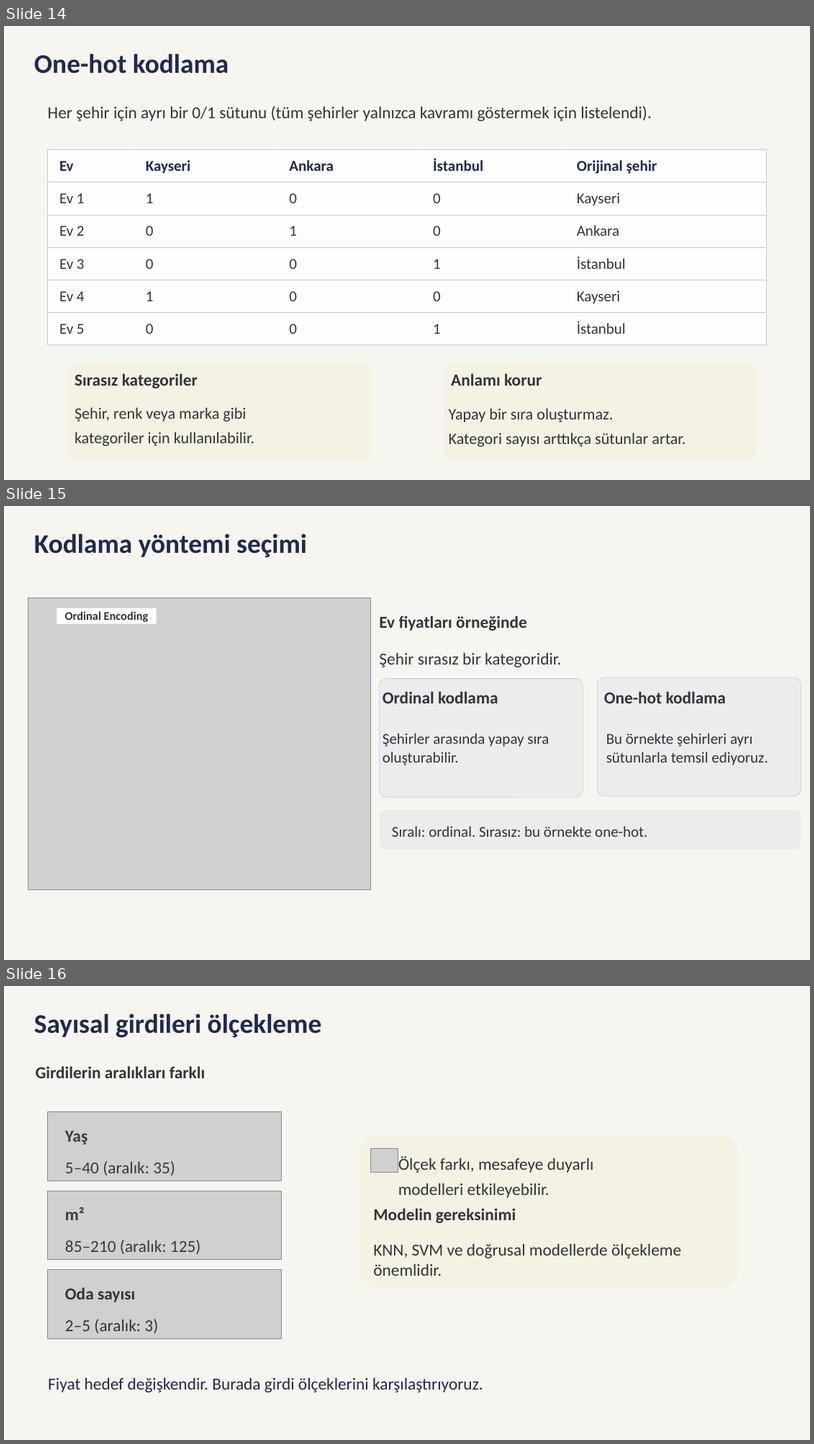
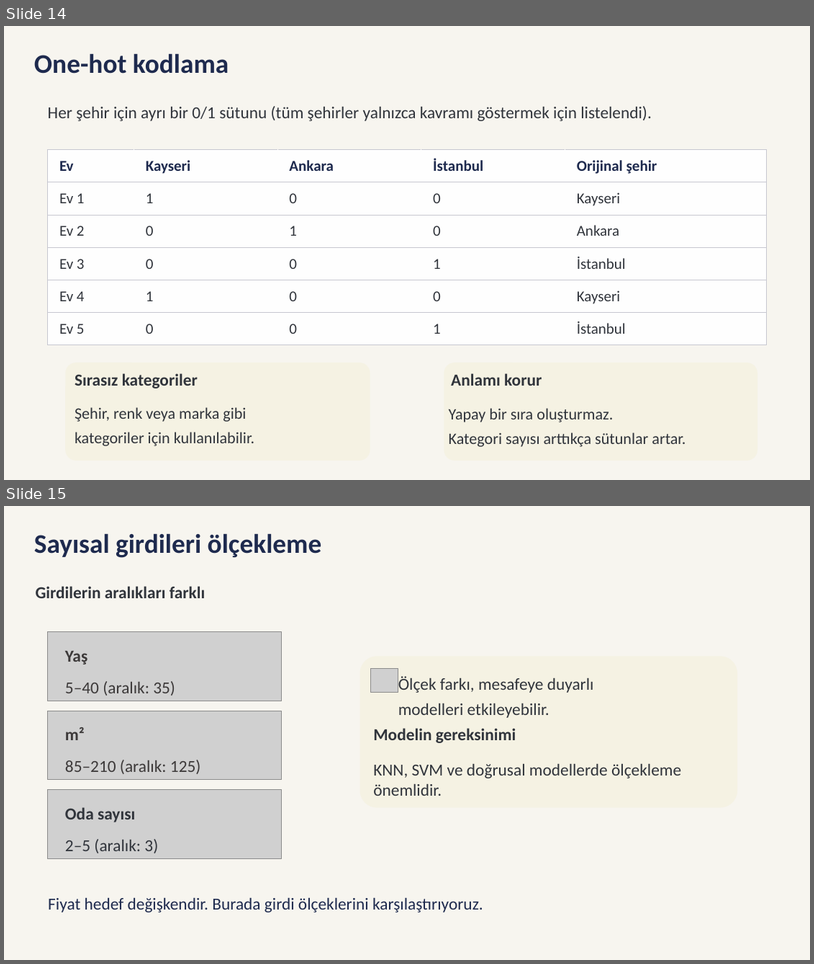
Before and after one commit to Yapay-Zeka-Kulubu/DATA-CAMP, a slide deck: Veri-Bilimi/Dersler/1-veri-turleri/sunum_2.pptx. Shown one above the other, each under a label of ours: slides 14, 15 and 16 before the commit, slides 14 and 15 after it. The pictures are 814x1444 and 814x964 pixels, drawn with LibreOffice and Linux fonts; fonts in the diff are those of the drawing; grey boxes stand for pictures. Boxes give left, top, right and bottom in pixels: in the first picture for what was removed or moved away, otherwise in the second. Text is boxed around its words. In the diff, an @@ line names an element or a change of style, - is before the commit and + after.

```diff
--- a/Veri-Bilimi/Dersler/1-veri-turleri/sunum_2.pptx
+++ b/Veri-Bilimi/Dersler/1-veri-turleri/sunum_2.pptx
@@ slide 15 removed at bbox=[4, 506, 810, 960], background #F7F5EF @@
@@ text removed at bbox=[34, 533, 307, 558] @@
-Kodlama yöntemi seçimi
@@ picture removed at bbox=[28, 598, 371, 890] @@
@@ rectangle removed at bbox=[57, 608, 157, 624] @@
-Ordinal Encoding
@@ text removed at bbox=[379, 615, 527, 631] @@
-Ev fiyatları örneğinde
@@ text removed at bbox=[379, 652, 561, 667] @@
-Şehir sırasız bir kategoridir.
@@ rounded rectangle removed at bbox=[380, 678, 584, 797] @@
@@ rounded rectangle removed at bbox=[597, 677, 801, 795] @@
@@ text removed at bbox=[383, 691, 498, 703] @@
-Ordinal kodlama
@@ text removed at bbox=[604, 691, 726, 703] @@
-One-hot kodlama
@@ text removed at bbox=[383, 733, 549, 765] @@
-Şehirler arasında yapay sıra
-oluşturabilir.
@@ text removed at bbox=[607, 733, 768, 765] @@
-Bu örnekte şehirleri ayrı
-sütunlarla temsil ediyoruz.
@@ rounded rectangle removed at bbox=[380, 810, 802, 849] @@
@@ text removed at bbox=[392, 826, 648, 836] @@
-Sıralı: ordinal. Sırasız: bu örnekte one-hot.
@@ what was slide 16 is now slide 15 @@
```
